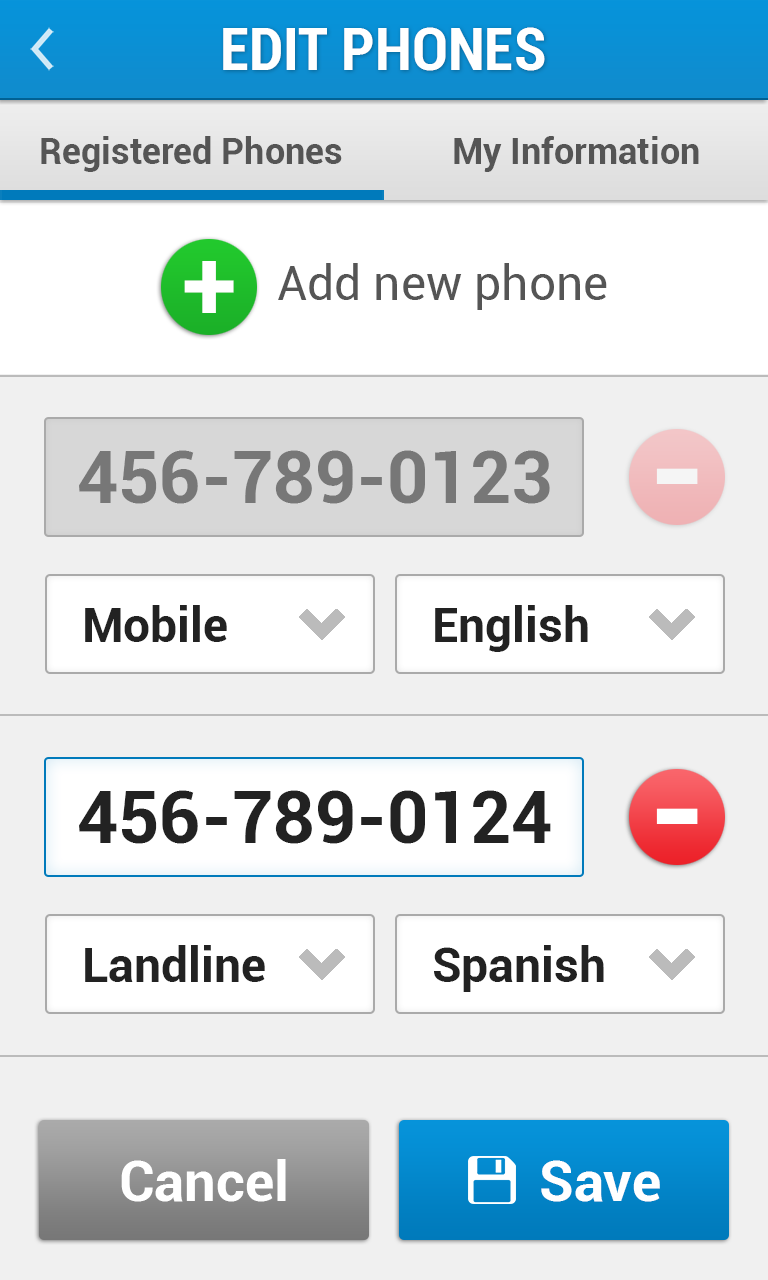
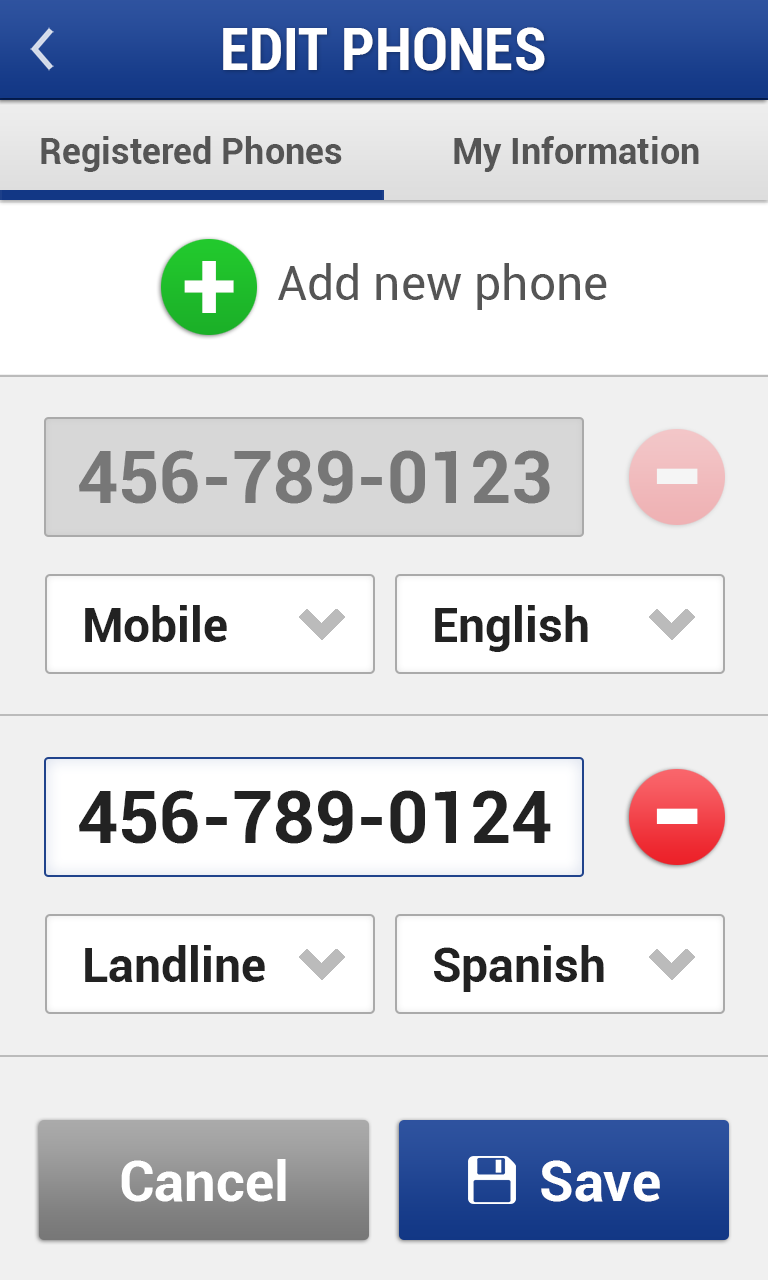
The second 768 × 1280 image is a revision of the first. Changes to its layers:
pixels changed over 0, 0, 768, 1240 (layer not identified)
